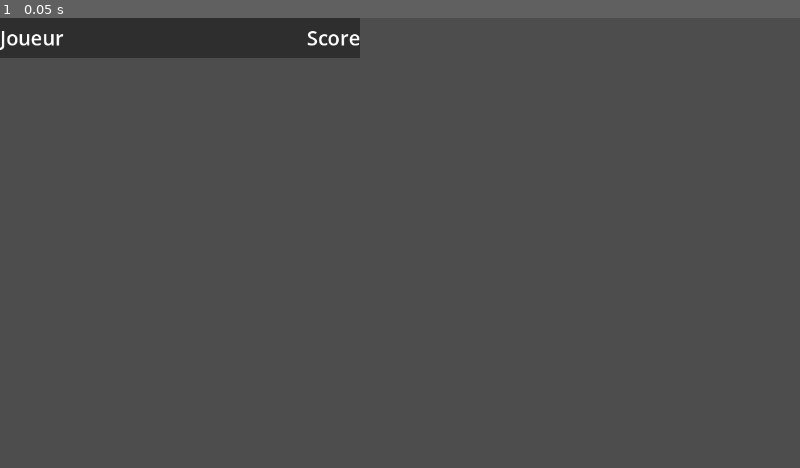
Above: before the commit, frame 1.
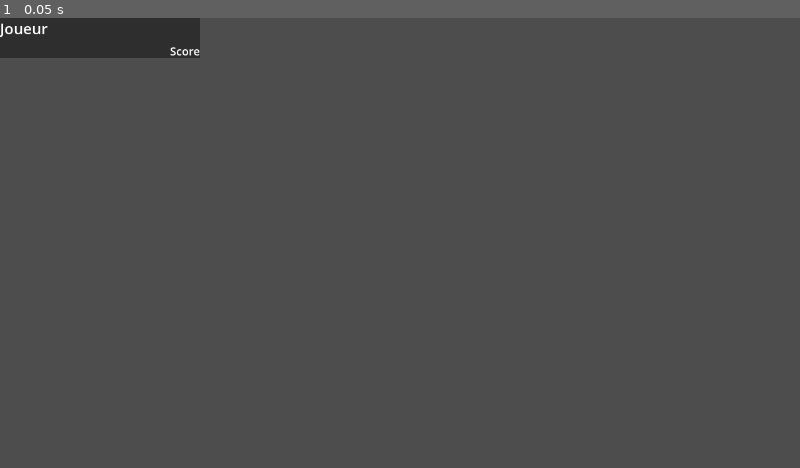
Above: after the commit, the same moment.

Repository: GCJOJO/VocabTest
Game: Godot game, scene res://Scenes/scoreboard_player.tscn
Same seed, same stepped clock (60 frames per second), same inputs: the game is played once before the commit and once after it. This scene is started directly instead of the project's main scene.
Inputs:
- Up to frame 1 (0.05 s): no input

The runs differ from the first frame. In frame 1, 2.0% of the frame differs, in the area x 0-45%, y 0-9%.

Commit message:
Fixed stuff idk i forgor

Diff:
--- a/Scenes/mutliplayer_screen.tscn
+++ b/Scenes/mutliplayer_screen.tscn
@@ -156,7 +156,6 @@
 text = "Quitter la partie"
 
 [node name="InGameScreen" type="Control" parent="." unique_id=1422569580]
-visible = false
 layout_mode = 1
 anchors_preset = 15
 anchor_right = 1.0
@@ -177,18 +176,19 @@
 unique_name_in_owner = true
 layout_mode = 1
 anchors_preset = -1
-anchor_left = -0.187
-anchor_right = 0.81900007
-offset_left = -0.63998413
-offset_right = -8.320068
 
 [node name="InGameScoreboard" parent="InGameScreen" unique_id=955663915 instance=ExtResource("2_gp6xo")]
 unique_name_in_owner = true
 layout_mode = 1
-anchor_left = 1.0
-anchor_top = -0.011000001
-offset_left = -576.0
-offset_top = 7.9200006
+anchors_preset = -1
+anchor_left = 0.96900004
+anchor_top = 0.089
+anchor_right = 0.96900004
+anchor_bottom = 0.88900006
+offset_left = -320.32007
+offset_top = -0.080005646
+offset_right = -0.32006836
+offset_bottom = -0.08001709
 
 [connection signal="pressed" from="LobbyDiscoveryScreen/CreateLobby" to="." method="createLobby"]
 [connection signal="pressed" from="LobbyDiscoveryScreen/Refresh" to="." method="getLobbyList"]
--- a/Scenes/scoreboard.tscn
+++ b/Scenes/scoreboard.tscn
@@ -4,6 +4,7 @@
 
 [node name="Scoreboard" type="Control" unique_id=1732405484]
 layout_mode = 3
+anchors_preset = 15
 anchor_right = 1.0
 anchor_bottom = 1.0
 grow_horizontal = 2
--- a/Scenes/scoreboard_player.tscn
+++ b/Scenes/scoreboard_player.tscn
@@ -3,12 +3,12 @@
 [ext_resource type="Script" uid="uid://5a8dvf73vych" path="res://Scripts/ScoreboardPlayer.gd" id="1_k7vaj"]
 
 [node name="ScoreboardPlayer" type="Control" unique_id=711861562]
-custom_minimum_size = Vector2(576, 64)
+custom_minimum_size = Vector2(320, 64)
 layout_mode = 3
 anchors_preset = 15
 anchor_right = 1.0
 anchor_bottom = 1.0
-offset_right = -704.0
+offset_right = -960.0
 offset_bottom = -656.0
 grow_horizontal = 2
 grow_vertical = 2
@@ -26,22 +26,23 @@
 unique_name_in_owner = true
 layout_mode = 1
 anchors_preset = -1
-anchor_right = 0.66700006
-anchor_bottom = 1.0
-offset_right = -0.1920166
+anchor_right = 1.0
+anchor_bottom = 0.5
 bbcode_enabled = true
-text = "[font_size=32]Joueur"
+text = "[font_size=24]Joueur"
+scroll_active = false
 vertical_alignment = 1
 
 [node name="PlayerScore" type="RichTextLabel" parent="." unique_id=723244491]
 unique_name_in_owner = true
 layout_mode = 1
 anchors_preset = -1
-anchor_left = 0.66700006
+anchor_left = 0.6
+anchor_top = 0.625
 anchor_right = 1.0
 anchor_bottom = 1.0
-offset_left = -0.1920166
 bbcode_enabled = true
-text = "[font_size=32]Score"
+text = "[font_size=18]Score"
+scroll_active = false
 horizontal_alignment = 2
 vertical_alignment = 1
--- a/Scripts/ScoreboardPlayer.gd
+++ b/Scripts/ScoreboardPlayer.gd
@@ -6,15 +6,15 @@
 var playerScore : int
 
 func _ready() -> void:
-	size = Vector2(576, 64)
+	size = Vector2(320, 64)
 
 func setId(newId : String) -> void:
 	playerId = newId
 
 func setName(newName : String) -> void:
 	playerName = newName
-	$%PlayerName.text = "[font_size=32]%s" % playerName
+	$%PlayerName.text = "[font_size=24]%s" % playerName
 
 func setScore(newScore : int) -> void:
 	playerScore = newScore
-	$%PlayerScore.text = "[font_size=32]%s" % playerScore
+	$%PlayerScore.text = "[font_size=18]%s" % playerScore
Not shown, changed: addons/uuid/uuid.gd
